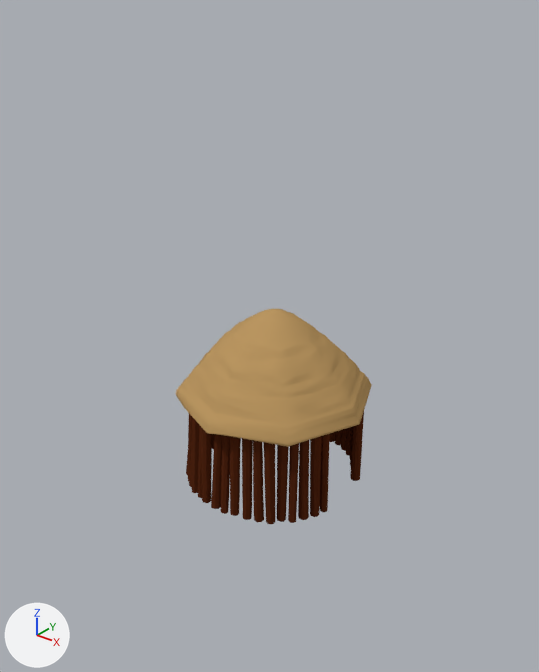
Renders of the Blender file Content/Environment/Props/WoodenTribalHut/Meshes/SM_TribalHut_001.blend from each side of a commit.
Before and after are seen from a 50 mm camera at (5.6, -7.11, 6.49) aimed at (0.1, -0.24, 2.23). Every picture has the same lights, and +X, +Y and +Z are marked at lower left.

The first picture shows 'Wood Log v2.040'.
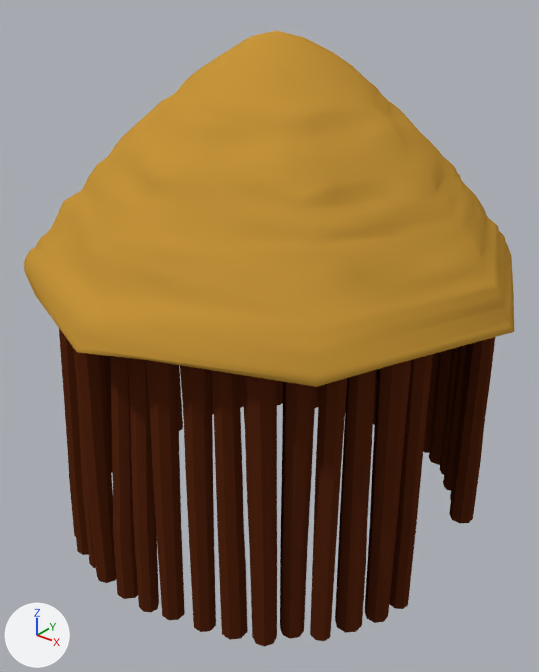
What differs and where, as boxes [x1, y1, x2, y2] in the pictures (539 x 672 px; the box of a moved part takes in the faces that stretch with it):
```json
{"object": "Wood Log v2.040", "change": "reshaped, moved, rescaled", "before": [176, 309, 371, 524], "after": [24, 30, 514, 647], "on screen": "151% wider, 186% taller"}
{"part": 1, "of": "me_circle_102", "change": "moved or reshaped", "before": [186, 430, 361, 524], "after": [69, 365, 481, 647]}
{"part": 2, "of": "me_circle_102", "change": "recoloured", "before": [176, 309, 371, 447], "after": [24, 30, 514, 387]}
```

Scene script edits in JSON lines:
```json
{"op": "add", "block": "mat_roof", "code": ["mat_roof = diffuse_material('Roof')", "mat_roof.base_color = (0.57, 0.303, 0.0442)  # orange #c7963b"]}
{"block": "me_circle_102", "where": "# used by ob_wood_log_v2_040; location = (0.0, 0.0, 0.0); rotation_euler = (0.0273, -0.00685, -2.99), in degrees (1.6, -0.4, -171); scale = (0.0756, 0.0683, 0.238)"}
{"op": "remove", "block": "me_circle_102", "code": "me_circle_102.from_pydata(...)  # 3006 vertices, 2889 faces; spans x -18.1..18.1, y -19.4..20.6, z -0.4..10.5"}
{"op": "add", "block": "me_circle_102", "code": "me_circle_102.from_pydata(...)  # 3006 vertices, 2889 faces; spans x -18.1..18.1, y -19.4..20.6, z -1.5..10.5"}
{"block": "me_circle_102", "change": "me_circle_102 part 1: all 352 vertices in x -15.9..15.7, y -17.8..17.9, z -0.4..0.0 are moved by (0.0, -0.1, -1.1)"}
{"block": "me_circle_102", "change": "me_circle_102 part 2: 1129 faces spanning x -18.1..18.1, y -19.4..20.6, z 5.2..10.5 switch from mat_wood_log__center (orange #bb9762) to mat_roof (orange #c7963b)"}
{"op": "set", "path": "ob_wood_log_v2_040.location", "old": "(0.0, 0.0, 0.0)", "new": "(0.0, 0.0, 0.22)"}
{"op": "set", "path": "ob_wood_log_v2_040.scale", "old": "(0.0756, 0.0683, 0.238)", "new": "(0.173, 0.156, 0.543)"}
```
